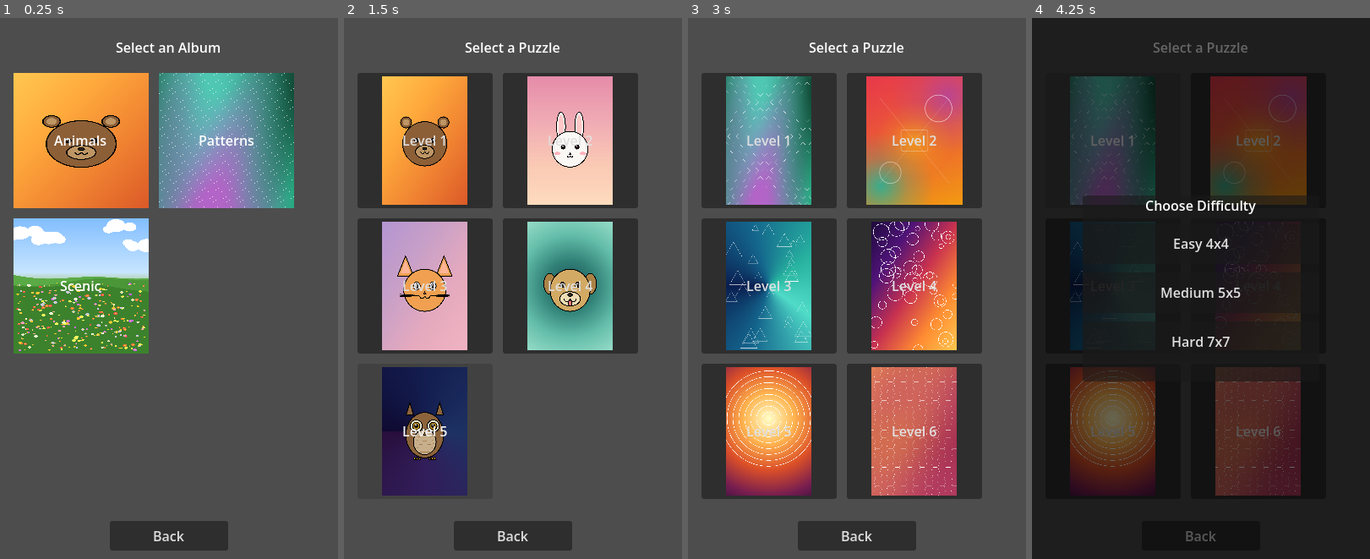
Above: before the commit, frames 1-4 (left to right).
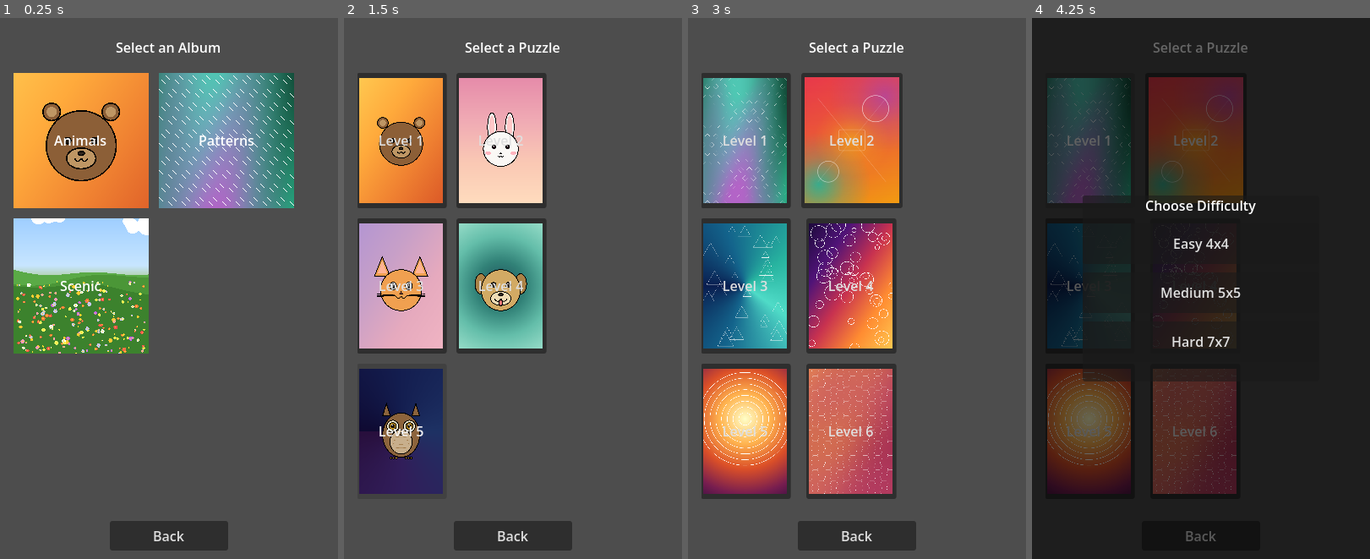
Above: after the commit, the same moments.

Repository: Gare22/Picture-Stitch-Puzzle
Game: Godot game, scene res://album_select.tscn
The game is run twice, just before and just after one commit, with the same random seed, the same clock (stepped at 60 frames per second) and the same inputs.
Inputs (mouse positions are in pixels of both pictures, inside the frame that each line leads up to):
- Up to frame 1 (0.25 s): no input
- Up to frame 2 (1.5 s): click "Back" at 0.5 s; click (425, 142) at 1.27 s
- Up to frame 3 (3 s): click "Back" at 2 s; click (914, 142) at 2.77 s
- Up to frame 4 (4.25 s): click "Level 1" at 3.5 s

The runs differ from the first frame. In frame 1, 5.1% of the frame differs, in the area x 4-87%, y 10-63%; in frame 2, 37%; in frame 3, 56%, in the area x 4-87%, y 10-89%; in frame 4, 27%.

Commit message:
fix: crop album covers to square, fit level thumbnails to aspect ratio
- Album covers use STRETCH_KEEP_ASPECT_COVERED: 2:3 images cover the 160x160 square, centered crop, no distortion
- Level-select buttons size to each image's aspect ratio (800x1200 -> ~107x160, 360x480 -> 120x160), whole image visible

Diff:
--- a/album_select.gd
+++ b/album_select.gd
@@ -42,7 +42,7 @@
 	var cover_old := TextureRect.new()
 	cover_old.set_anchors_preset(Control.PRESET_FULL_RECT)
 	cover_old.expand_mode = TextureRect.EXPAND_IGNORE_SIZE
-	cover_old.stretch_mode = TextureRect.STRETCH_SCALE
+	cover_old.stretch_mode = TextureRect.STRETCH_KEEP_ASPECT_COVERED
 	cover_old.mouse_filter = Control.MOUSE_FILTER_IGNORE
 	cover_old.texture = load(album["thumbnail_path"]) as Texture2D
 	cell.add_child(cover_old)
@@ -50,7 +50,7 @@
 	var cover_new := TextureRect.new()
 	cover_new.set_anchors_preset(Control.PRESET_FULL_RECT)
 	cover_new.expand_mode = TextureRect.EXPAND_IGNORE_SIZE
-	cover_new.stretch_mode = TextureRect.STRETCH_SCALE
+	cover_new.stretch_mode = TextureRect.STRETCH_KEEP_ASPECT_COVERED
 	cover_new.mouse_filter = Control.MOUSE_FILTER_IGNORE
 	cover_new.modulate.a = 0.0
 	cell.add_child(cover_new)
--- a/level_select.gd
+++ b/level_select.gd
@@ -33,7 +33,6 @@
 	for i in range(count):
 		var level: Dictionary = LevelManager.levels[i]
 		var btn := Button.new()
-		btn.custom_minimum_size = THUMB_SIZE
 		btn.size_flags_horizontal = Control.SIZE_SHRINK_CENTER
 		btn.size_flags_vertical = Control.SIZE_SHRINK_CENTER
 		btn.mouse_filter = Control.MOUSE_FILTER_PASS
@@ -46,6 +45,17 @@
 			btn.expand_icon = true
 			btn.icon_alignment = HORIZONTAL_ALIGNMENT_CENTER
 			btn.vertical_icon_alignment = VERTICAL_ALIGNMENT_CENTER
+
+			# Size the button to the image's aspect ratio so the whole
+			# picture fits inside the THUMB_SIZE bounding box.
+			var tex_size := tex.get_size()
+			if tex_size.x > 0.0 and tex_size.y > 0.0:
+				var fit_scale := minf(THUMB_SIZE.x / tex_size.x, THUMB_SIZE.y / tex_size.y)
+				btn.custom_minimum_size = Vector2(tex_size.x * fit_scale, tex_size.y * fit_scale)
+			else:
+				btn.custom_minimum_size = THUMB_SIZE
+		else:
+			btn.custom_minimum_size = THUMB_SIZE
 
 		btn.text = level["name"]
 
